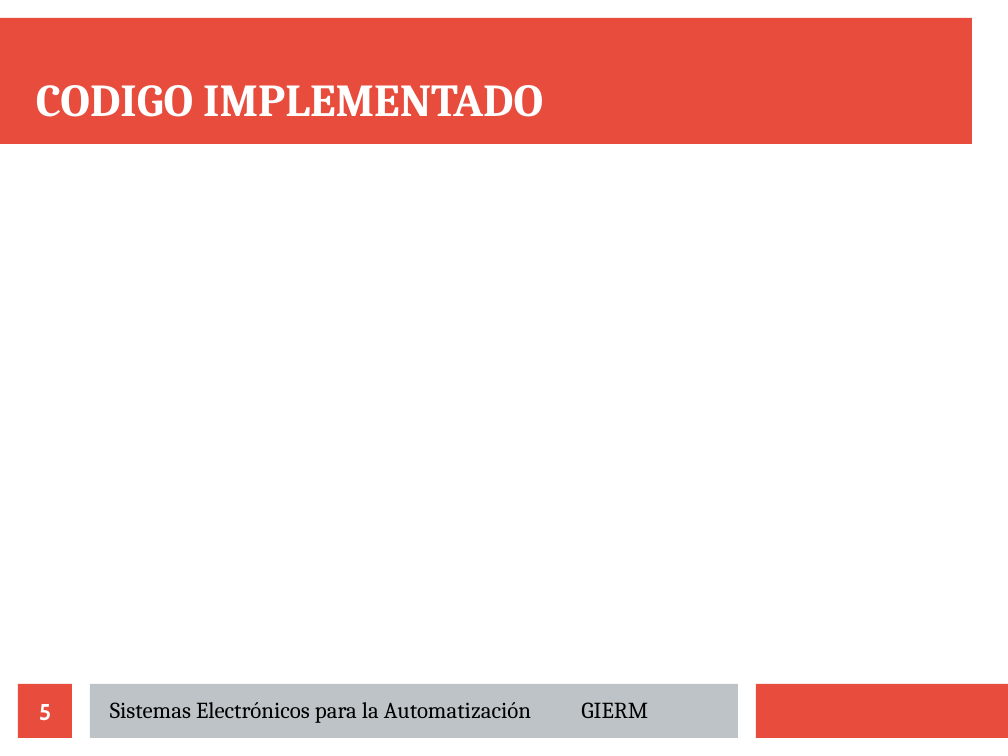
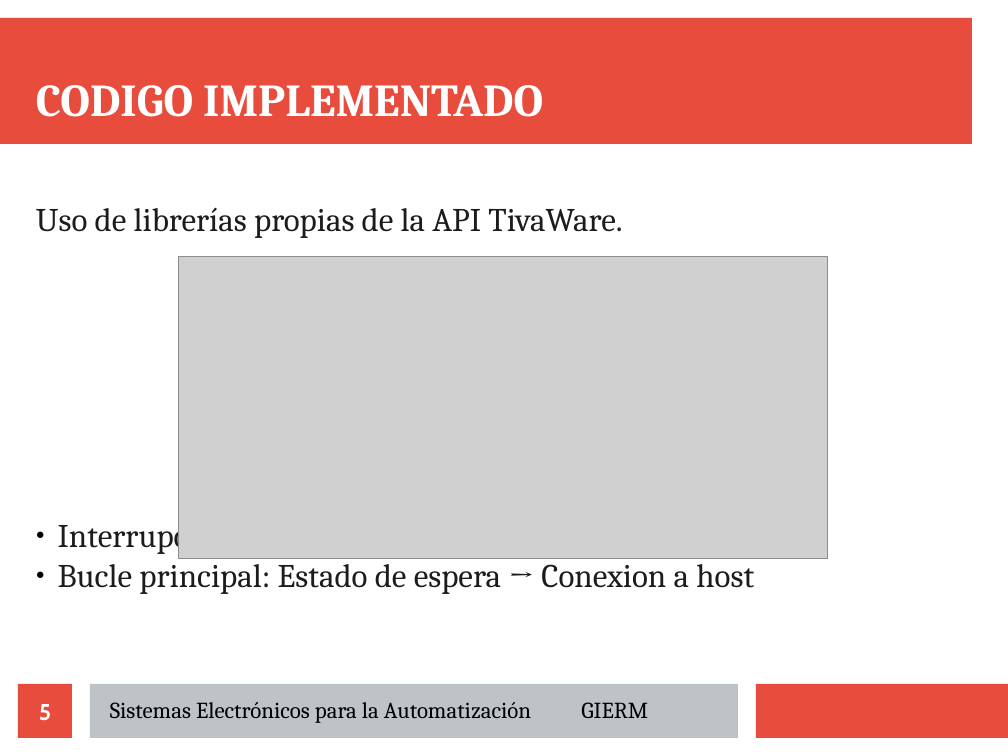
Before and after one commit to Richard-Haes-Ellis/Tiwiimo, a slide deck: slide 5 of docs/presentacion/defensa.odp. Drawn at 1008x756 pixels with LibreOffice and Linux fonts; fonts in the diff are those of the drawing; grey boxes stand for pictures. Boxes give left, top, right and bottom in pixels: in the first picture for what was removed or moved away, otherwise in the second. Text is boxed around its words. In the diff, an @@ line names an element or a change of style, - is before the commit and + after.

```diff
--- a/docs/presentacion/defensa.odp
+++ b/docs/presentacion/defensa.odp
@@ subtitle added at box(36, 208, 754, 594), 26 pt, text #1C1C1C @@
+Uso de librerías propias de la API TivaWare.
+● Interrupciones (Timers y Handlers)
+● Bucle principal: Estado de espera → Conexion a host
@@ picture added at box(178, 257, 828, 558) @@
```
Also in this commit, not shown: 4 other slides changed.
